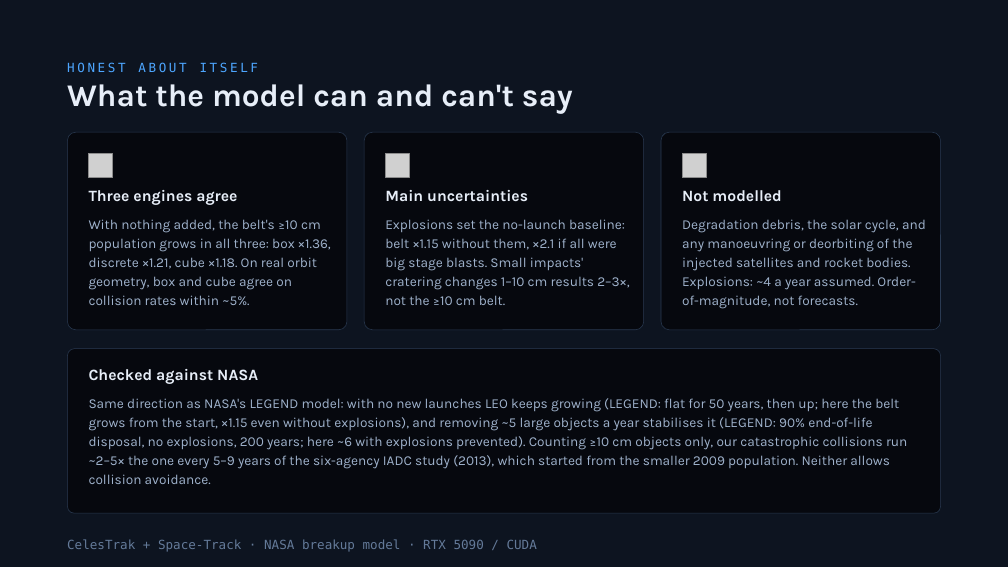
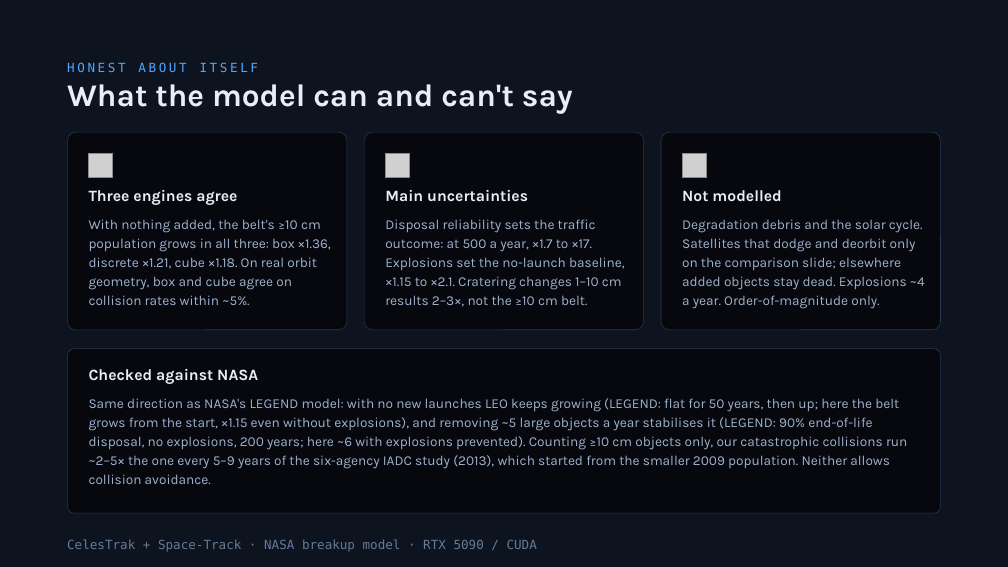
Before and after one commit to TimKadyrov/DebrisCascade, a slide deck: slide 24 of Barrel of Nails — Kessler Study.pptx (slide 23 before the commit). Drawn at 1008x567 pixels with LibreOffice and Linux fonts; fonts in the diff are those of the drawing; grey boxes stand for pictures. Boxes give left, top, right and bottom in pixels: in the first picture for what was removed or moved away, otherwise in the second. Text is boxed around its words. In the diff, an @@ line names an element or a change of style, - is before the commit and + after.

```diff
--- a/Barrel of Nails — Kessler Study.pptx
+++ b/Barrel of Nails — Kessler Study.pptx
@@ text at (385, 219, 625, 307): text changed @@
-Explosions set the no-launch baseline: belt ×1.15 without them, ×2.1 if all were big stage blasts. Small impacts' cratering changes 1–10 cm results 2–3×, not the ≥10 cm belt.
+Disposal reliability sets the traffic outcome: at 500 a year, ×1.7 to ×17. Explosions set the no-launch baseline, ×1.15 to ×2.1. Cratering changes 1–10 cm results 2–3×, not the ≥10 cm belt.
@@ text at (682, 219, 925, 309): text changed @@
-Degradation debris, the solar cycle, and any manoeuvring or deorbiting of the injected satellites and rocket bodies. Explosions: ~4 a year assumed. Order-of-magnitude, not forecasts.
+Degradation debris and the solar cycle. Satellites that dodge and deorbit only on the comparison slide; elsewhere added objects stay dead. Explosions ~4 a year. Order-of-magnitude only.
```
Also in this commit, not shown: 1 other slide changed, 1 slide added, 14 other files.
